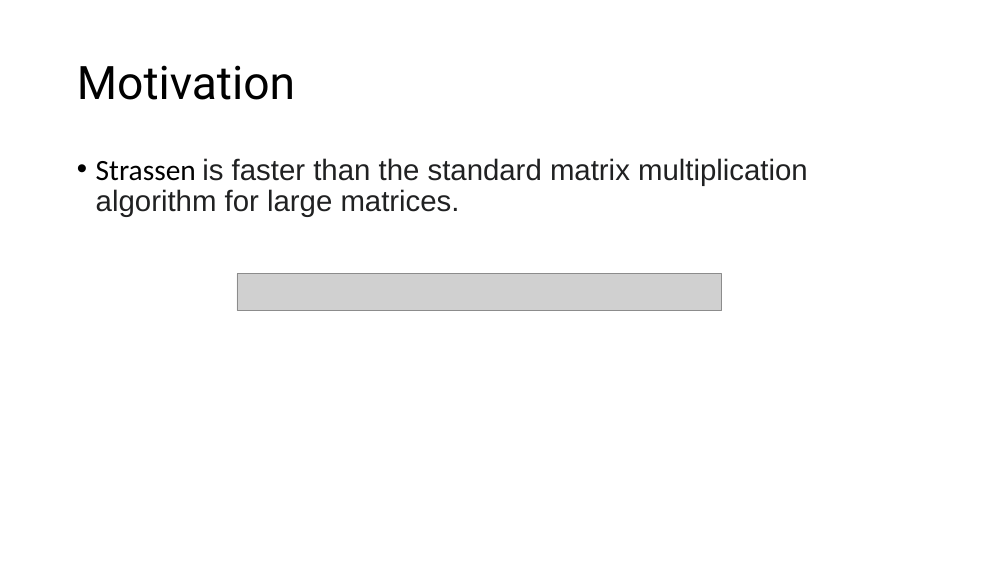
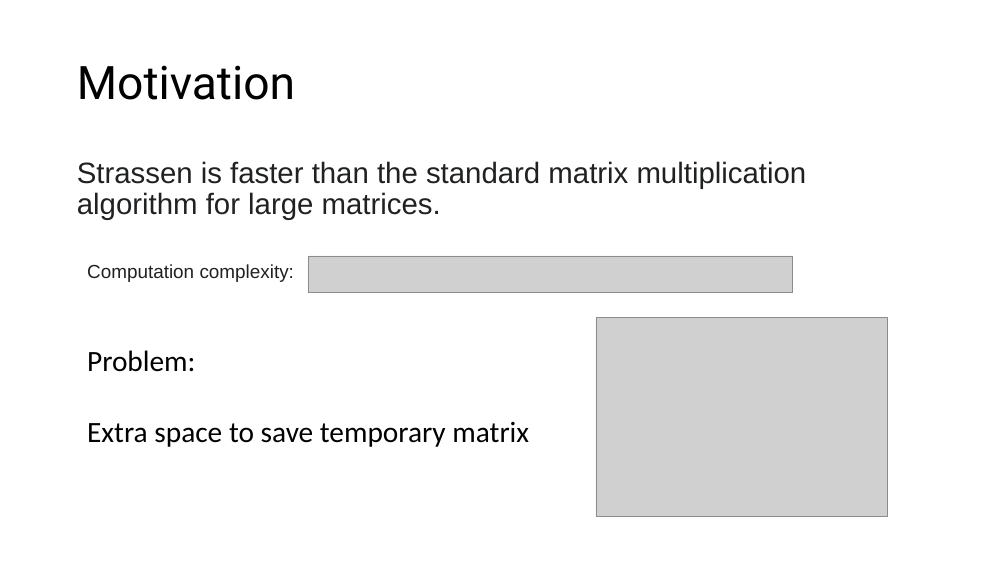
Before and after one commit to LukeLIN-web/CS345, a slide deck: slide 5 of project/midterm.pptx (slide 3 before the commit). Drawn at 1008x567 pixels with LibreOffice and Linux fonts; fonts in the diff are those of the drawing; grey boxes stand for pictures. Boxes give left, top, right and bottom in pixels: in the first picture for what was removed or moved away, otherwise in the second. Text is boxed around its words. In the diff, an @@ line names an element or a change of style, - is before the commit and + after.

```diff
--- a/project/midterm.pptx
+++ b/project/midterm.pptx
@@ text "Strassen is faster than the ..." at (77, 161, 807, 220): font Calibri to Arial, text colour #000000 to #202122 in "Strassen"; bullet • to none @@
@@ text added at (87, 264, 294, 282), 18 pt, text #202122 @@
+Computation complexity:
@@ picture: place and size @@
-picture at (237, 274, 721, 311)
+picture at (309, 256, 793, 293)
@@ picture added at (596, 318, 888, 516) @@
@@ text added at (87, 350, 529, 447), 28 pt, text #000000 @@
+Problem:
+Extra space to save temporary matrix
```
Also in this commit, not shown: 6 other slides changed, 7 slides added, 1 slide removed, 2 other files.
